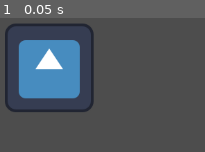
Above: before the commit, frame 1.
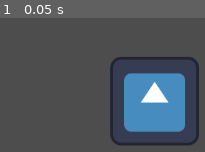
Above: after the commit, the same moment.

Repository: Akhayut/The_Light_Within_The_Dark
Game: Godot game, scene res://scenes/testScenes/test_map.tscn
Two runs of this game, one before a commit and one after it. Both use one fixed random seed, a clock stepped at 60 frames per second and the inputs below. The engine's default icon, where the game draws it, is replaced by a stand-in: a white triangle on a blue panel in a dark square.
Inputs:
- Up to frame 1 (0.05 s): no input

The runs differ from the first frame. In frame 1, 33% of the frame differs, in the area x 2-98%, y 4-95%.

Commit message:
test shader

Diff:
--- a/the-light-within-the-dark/scenes/testScenes/test_map.tscn
+++ b/the-light-within-the-dark/scenes/testScenes/test_map.tscn
@@ -1,9 +1,14 @@
-[gd_scene load_steps=2 format=3 uid="uid://y5dr0mrt3cpq"]
+[gd_scene load_steps=4 format=3 uid="uid://y5dr0mrt3cpq"]
 
+[ext_resource type="Shader" uid="uid://dsm8l2cm87exa" path="res://scripts/shaders/new_shader.tres" id="1_cqvns"]
 [ext_resource type="Texture2D" uid="uid://b7oqa70bs8s58" path="res://assets/icon.svg" id="1_w56fm"]
+
+[sub_resource type="ShaderMaterial" id="ShaderMaterial_gel5x"]
+shader = ExtResource("1_cqvns")
 
 [node name="test map" type="Node2D"]
 
 [node name="Icon" type="Sprite2D" parent="."]
-position = Vector2(71, 72)
+material = SubResource("ShaderMaterial_gel5x")
+position = Vector2(223, 120)
 texture = ExtResource("1_w56fm")
--- /dev/null
+++ b/the-light-within-the-dark/scripts/shaders/new_shader.tres
@@ -0,0 +1,29 @@
+[gd_resource type="VisualShader" load_steps=4 format=3 uid="uid://dsm8l2cm87exa"]
+
+[sub_resource type="VisualShaderNodeInput" id="VisualShaderNodeInput_qxia4"]
+input_name = "vertex"
+
+[sub_resource type="VisualShaderNodeVectorOp" id="VisualShaderNodeVectorOp_h6wve"]
+default_input_values = [0, Vector2(0, 0), 1, Vector2(50, 25)]
+op_type = 0
+
+[sub_resource type="VisualShaderNodeIf" id="VisualShaderNodeIf_qxia4"]
+
+[resource]
+code = "shader_type canvas_item;
+render_mode blend_mix;
+
+
+
+"
+graph_offset = Vector2(-377.052, -138.321)
+mode = 1
+flags/light_only = false
+nodes/vertex/0/position = Vector2(560, 140)
+nodes/vertex/2/node = SubResource("VisualShaderNodeInput_qxia4")
+nodes/vertex/2/position = Vector2(-520, 140)
+nodes/vertex/3/node = SubResource("VisualShaderNodeVectorOp_h6wve")
+nodes/vertex/3/position = Vector2(240, 20)
+nodes/vertex/4/node = SubResource("VisualShaderNodeIf_qxia4")
+nodes/vertex/4/position = Vector2(-80, 40)
+nodes/fragment/0/position = Vector2(2480, 660)
